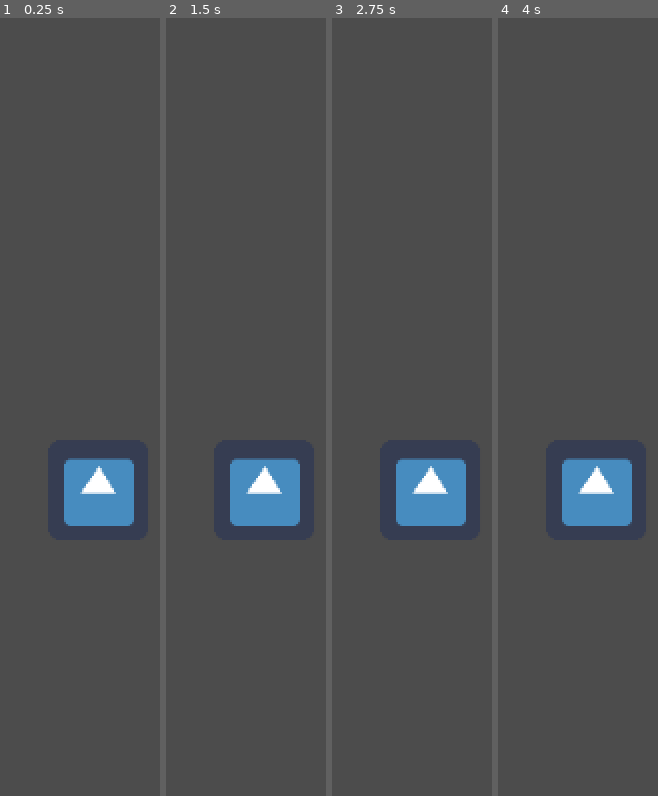
Above: before the commit, frames 1-4 (left to right).
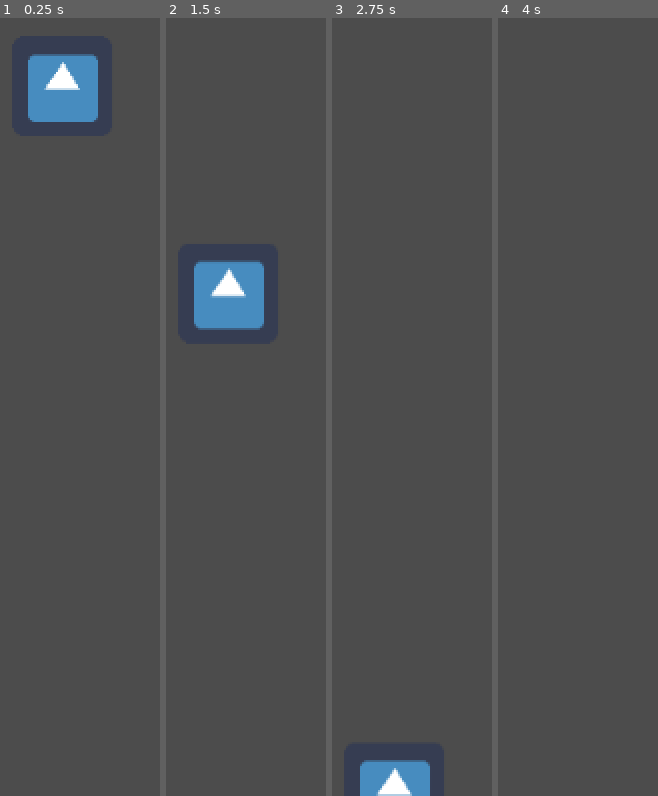
Above: after the commit, the same moments.

Repository: DzIGIBAUER/Portfolio
Game: Godot game, scene res://main.tscn
The game is run twice, just before and just after one commit, with the same random seed, the same clock (stepped at 60 frames per second) and the same inputs. The project has no main scene, so this scene is started directly. The engine's default icon, where the game draws it, is replaced by a stand-in: a white triangle on a blue panel in a dark square.
Inputs:
- Up to frame 1 (0.25 s): no input
- Up to frame 2 (1.5 s): no input
- Up to frame 3 (2.75 s): no input
- Up to frame 4 (4 s): tap Enter at 3.5 s

The runs differ from the first frame. In frame 1, 7.6% of the frame differs, in the area x 17-84%, y 4-66%; in frame 2, 7.7%, in the area x 17-84%, y 31-66%; in frame 3, 5.8%; in frame 4, 3.8%.

Commit message:
Companion can now jump(works sometimes).

Diff:
--- a/2d_companion/character/Character.gd
+++ b/2d_companion/character/Character.gd
@@ -1,34 +1,84 @@
 extends KinematicBody2D
 
-const SPEED = 4500
+const SPEED = 50
+const GRAVITY = 2
 
-export(NodePath) var line_node_path
-onready var line_node: = get_node(line_node_path) as Line2D
+onready var col_radius = $CollisionShape2D.shape.radius
 
 onready var navigation_agent: = $NavigationAgent2D
+onready var rays_down: = $Down
+onready var rays_left: = $Left
+onready var rays_right: = $Right
+onready var rays_up: = $Up
+onready var ray_move: = $Move/RayCast2D
 
+var velocity = Vector2.ZERO
+
+var _last_point_idx = null
+
+func _ready() -> void:
+	$NavigationAgent2D.connect("path_point_changed", self, "_nav_agent_path_point_reached")
 
 func _physics_process(delta: float) -> void:
 
-	var velocity = Vector2.ZERO
+	if not (is_on_floor() or is_on_wall() or is_on_ceiling()):
+		velocity.y += GRAVITY
 
-	if not navigation_agent.is_navigation_finished():
-		var move_direction = position.direction_to(navigation_agent.get_next_location())
-		velocity += move_direction * SPEED * delta
-		navigation_agent.set_velocity(velocity)
+	else:
+		if not navigation_agent.is_navigation_finished():
+			var move_dir = global_position.direction_to(navigation_agent.get_next_location())
 
-		_update_line()
+			if not _last_point_idx:
+				if global_position.distance_to(navigation_agent.get_final_location()) > 5.0:
+					velocity = move_dir * SPEED
+				else:
+					velocity = Vector2.ZERO
+			else:
+				var action = navigation_agent.get_path_point_action(_last_point_idx)
+
+				if action == navigation_agent.ACTION.JUMP:
+					var target_point =  navigation_agent.get_path_point(_last_point_idx+1)
+					if not target_point: target_point = navigation_agent.get_final_location()
+
+					var dist = global_position.distance_to(target_point)
+					velocity += move_dir * Vector2.UP * dist
 
 
-	velocity = move_and_slide(velocity, Vector2.UP, true)
+	velocity = move_and_slide(velocity, Vector2.UP)
+
 
 ## Sets navigation agent's target location.
 func set_target_position(target_pos: Vector2) -> void:
 	navigation_agent.set_target_location(target_pos)
 
-## Updates line that shows navigation agent's path.
-func _update_line():
-	line_node.clear_points()
 
-	for point in navigation_agent.get_nav_path():
-		line_node.add_point(line_node.to_local(point))
+func is_on_floor() -> bool:
+	return _any_ray_hits(rays_down)
+
+
+func is_on_wall() -> bool:
+	return _any_ray_hits(rays_left) or _any_ray_hits(rays_right)
+
+func is_on_ceiling() -> bool:
+	return _any_ray_hits(rays_up)
+
+
+func can_move(next_pos: Vector2) -> bool:
+
+	#ray_move.global_position = next_pos
+	#ray_move.force_raycast_update()
+
+	return ray_move.is_colliding()
+
+func _any_ray_hits(rays_parent: Node2D) -> bool:
+	for ray in rays_parent.get_children():
+		ray = ray as RayCast2D
+
+		if ray.is_colliding():
+			return true
+
+	return false
+
+
+func _nav_agent_path_point_reached(path_point):
+	_last_point_idx = path_point
--- a/2d_companion/character/Character.tscn
+++ b/2d_companion/character/Character.tscn
@@ -1,11 +1,12 @@
-[gd_scene load_steps=5 format=2]
+[gd_scene load_steps=6 format=2]
 
 [ext_resource path="res://icon.png" type="Texture" id=1]
 [ext_resource path="res://character/Character.gd" type="Script" id=2]
 [ext_resource path="res://custom_nodes/CustomNavigationAgent2D.gd" type="Script" id=3]
+[ext_resource path="res://custom_nodes/NavigationPathVisualiser.gd" type="Script" id=4]
 
 [sub_resource type="CircleShape2D" id=1]
-radius = 31.0161
+radius = 40.0
 
 [node name="Character" type="KinematicBody2D"]
 script = ExtResource( 2 )
@@ -13,8 +14,74 @@
 [node name="NavigationAgent2D" type="NavigationAgent2D" parent="."]
 script = ExtResource( 3 )
 
+[node name="NavigationPathVisualizer" type="Node2D" parent="NavigationAgent2D"]
+script = ExtResource( 4 )
+
 [node name="CollisionShape2D" type="CollisionShape2D" parent="."]
+position = Vector2( 0.25, -0.25 )
 shape = SubResource( 1 )
 
 [node name="Icon" type="Sprite" parent="."]
 texture = ExtResource( 1 )
+
+[node name="Down" type="Node2D" parent="."]
+
+[node name="RayCast2D1" type="RayCast2D" parent="Down"]
+position = Vector2( -40, 0 )
+enabled = true
+
+[node name="RayCast2D2" type="RayCast2D" parent="Down"]
+enabled = true
+
+[node name="RayCast2D3" type="RayCast2D" parent="Down"]
+position = Vector2( 40, 0 )
+enabled = true
+
+[node name="Left" type="Node2D" parent="."]
+rotation = -1.57079
+
+[node name="RayCast2D1" type="RayCast2D" parent="Left"]
+position = Vector2( -40, 0 )
+enabled = true
+
+[node name="RayCast2D2" type="RayCast2D" parent="Left"]
+enabled = true
+
+[node name="RayCast2D3" type="RayCast2D" parent="Left"]
+position = Vector2( 40, 0 )
+enabled = true
+
+[node name="Right" type="Node2D" parent="."]
+rotation = -4.71238
+
+[node name="RayCast2D1" type="RayCast2D" parent="Right"]
+position = Vector2( -40, 0 )
+enabled = true
+
+[node name="RayCast2D2" type="RayCast2D" parent="Right"]
+enabled = true
+
+[node name="RayCast2D3" type="RayCast2D" parent="Right"]
+position = Vector2( 40, 0 )
+enabled = true
+
+[node name="Up" type="Node2D" parent="."]
+rotation = -3.14159
+
+[node name="RayCast2D1" type="RayCast2D" parent="Up"]
+position = Vector2( -40, 0 )
+enabled = true
+
+[node name="RayCast2D2" type="RayCast2D" parent="Up"]
+enabled = true
+
+[node name="RayCast2D3" type="RayCast2D" parent="Up"]
+position = Vector2( 40, 0 )
+enabled = true
+
+[node name="Move" type="Node2D" parent="."]
+rotation = -3.14159
+
+[node name="RayCast2D" type="RayCast2D" parent="Move"]
+enabled = true
+cast_to = Vector2( 0, -60 )
--- a/2d_companion/custom_nodes/CustomNavigationAgent2D.gd
+++ b/2d_companion/custom_nodes/CustomNavigationAgent2D.gd
@@ -1,4 +1,39 @@
 extends NavigationAgent2D
+class_name CharacterNavigationAgent2D
+
+const STEP: int = 5
+const _RAYS_CONTAINER_NAME: String = "RaysContainer"
+
+enum ACTION {
+	MOVE,
+	JUMP,
+}
+
+signal path_point_changed(point, action)
+var _last_path_point = null
+
+onready var parent = get_parent()
+
+var _path_points: = PoolVector2Array([])
+var _path_point_actions: = PoolIntArray([])
+
+
+
+func _ready():
+	connect("path_changed", self, "_generate_adjusted_path")
+
+
+func _physics_process(delta) -> void:
+	_update_last_path_point()
+
+
+func get_path_point_action(point_index: int):
+	if point_index < _path_point_actions.size():
+		return _path_point_actions[point_index]
+
+func get_path_point(point_index: int):
+	if point_index < _path_points.size():
+		return _path_points[point_index]
 
 # Override set_target_location so that target_pos cant
 # be far away from a platform.
@@ -31,3 +66,82 @@
 				final_target_pos = point
 
 	.set_target_location(final_target_pos)
+
+
+func _generate_adjusted_path():
+	var rays_container = $"/root/".get_node_or_null(_RAYS_CONTAINER_NAME)
+	if not rays_container:
+		rays_container = Node2D.new()
+		rays_container.name = _RAYS_CONTAINER_NAME
+		$"/root/".add_child(rays_container)
+	else:
+		for chn in rays_container.get_children(): rays_container.remove_child(chn)
+
+	_path_points.resize(0)
+	_path_point_actions.resize(0)
+	_last_path_point = null
+
+	$NavigationPathVisualizer.clear_path_points()
+
+	var nav_path: = get_nav_path()
+
+	var last_type = null
+
+	for i in range(nav_path.size()):
+		var a: Vector2 = nav_path[i]
+		var b: Vector2 = get_final_location() if i == nav_path.size()-1 else nav_path[i+1]
+
+		var distance = a.distance_to(b)
+		var distance_floor = floor(distance)
+
+		var cast_to = Vector2.DOWN * 50
+
+		for j in range(0, distance_floor + STEP, STEP):
+			if not _path_point_actions.empty():
+				last_type = _path_point_actions[-1]
+
+			var ray_pos = a.move_toward(b, j*STEP)
+
+			var ray = RayCast2D.new()
+			ray.enabled = true
+			ray.cast_to = cast_to
+			ray.global_position = ray_pos
+			rays_container.add_child(ray)
+
+			ray.force_raycast_update()
+
+			if ray.is_colliding():
+				if last_type != ACTION.MOVE:
+					_add_path_point(ray_pos, ACTION.MOVE)
+			else:
+				if last_type != ACTION.JUMP:
+					_add_path_point(ray_pos, ACTION.JUMP)
+
+
+func _add_path_point(pos: Vector2, type: int) -> void:
+	_path_points.append(pos)
+	_path_point_actions.append(type)
+	$NavigationPathVisualizer.add_path_point(pos, type)
+
+
+func _update_last_path_point() -> void:
+	var path_point = null
+	if not is_navigation_finished():
+		var min_dist = null
+		var closest = null
+
+		for i in range(_path_points.size()):
+			var a: Vector2 = _path_points[i]
+			var b: Vector2 = get_final_location() if i == _path_points.size()-1 else _path_points[i+1]
+
+			var point = Geometry.get_closest_point_to_segment_2d(parent.global_position, a, b)
+			var distance = parent.global_position.distance_to(point)
+			if not min_dist or distance < min_dist:
+				min_dist = distance
+				closest = i
+
+		path_point = closest
+
+	if path_point != _last_path_point:
+		emit_signal("path_point_changed", path_point)
+	_last_path_point = path_point
--- a/2d_companion/custom_nodes/CustomNavigationPolygonInstance.gd
+++ b/2d_companion/custom_nodes/CustomNavigationPolygonInstance.gd
@@ -32,12 +32,14 @@
 	for rect in rectangles_array:
 		rect = rect as Rect2
 		var static_body = StaticBody2D.new()
-		var collision_shape = CollisionShape.new()
+		var collision_shape = CollisionShape2D.new()
 		var rect_shape = RectangleShape2D.new()
 
-		rect_shape.extents = rect.size
+		rect_shape.extents = rect.size / 2
+
 		collision_shape.shape = rect_shape
 
+		static_body.position = rect.end - Vector2(rect.size.x/2, rect.size.y/2)
 		static_body.add_child(collision_shape)
 
 		var polygon_2d = Polygon2D.new()
--- /dev/null
+++ b/2d_companion/custom_nodes/NavigationPathVisualiser.gd
@@ -0,0 +1,32 @@
+extends Node2D
+
+var _path_points: = PoolVector2Array([])
+var _path_colors: = PoolColorArray([])
+
+var _colors: = {
+	CharacterNavigationAgent2D.ACTION.MOVE: ColorN("orange"),
+	CharacterNavigationAgent2D.ACTION.JUMP: ColorN("blue"),
+}
+
+
+onready var _navigation_agent: = get_parent()
+
+func _ready() -> void:
+	assert(_navigation_agent is CharacterNavigationAgent2D, "Parent must be NavigationAgent2D.")
+
+
+func _draw() -> void:
+	if _path_points.size() >= 2:
+		draw_polyline_colors(_path_points, _path_colors, 2.5)
+
+
+func add_path_point(point: Vector2, type: int) -> void:
+	_path_points.append(point)
+	_path_colors.append(_colors[type])
+	update()
+
+
+func clear_path_points() -> void:
+	_path_points.resize(0)
+	_path_colors.resize(0)
+	update()
--- a/2d_companion/main.tscn
+++ b/2d_companion/main.tscn
@@ -11,16 +11,11 @@
 
 [node name="NavigationPolygonInstance" type="NavigationPolygonInstance" parent="."]
 navpoly = SubResource( 1 )
-script = ExtResource( 2 )
+script = ExtResource( 5 )
 
 [node name="Camera2D" type="Camera2D" parent="."]
 position = Vector2( -8, -4 )
 current = true
 
 [node name="Character" parent="." instance=ExtResource( 1 )]
-position = Vector2( 60, 100 )
-line_node_path = NodePath("../CharacterPath2D")
-
-[node name="CharacterPath2D" type="Line2D" parent="."]
-width = 2.0
-default_color = Color( 0.933333, 0.52549, 0, 1 )
+position = Vector2( 37, -163 )
--- a/2d_companion/project.godot
+++ b/2d_companion/project.godot
@@ -7,6 +7,16 @@
 ;   param=value ; assign values to parameters
 
 config_version=4
+
+_global_script_classes=[ {
+"base": "NavigationAgent2D",
+"class": "CharacterNavigationAgent2D",
+"language": "GDScript",
+"path": "res://custom_nodes/CustomNavigationAgent2D.gd"
+} ]
+_global_script_class_icons={
+"CharacterNavigationAgent2D": ""
+}
 
 [application]
 
Not shown: 1 places in 2d_companion/main.tscn that only renumber resources
Not shown, added: 2d_companion/svelte_shell/shell.svelte
